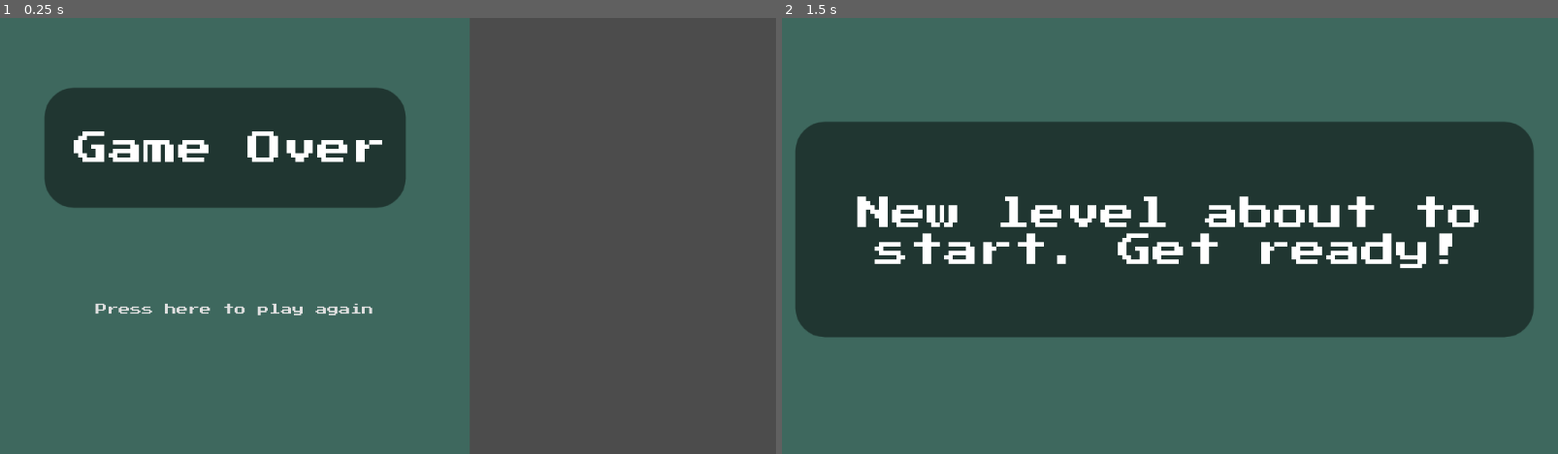
Above: before the commit, frames 1-2 (left to right).
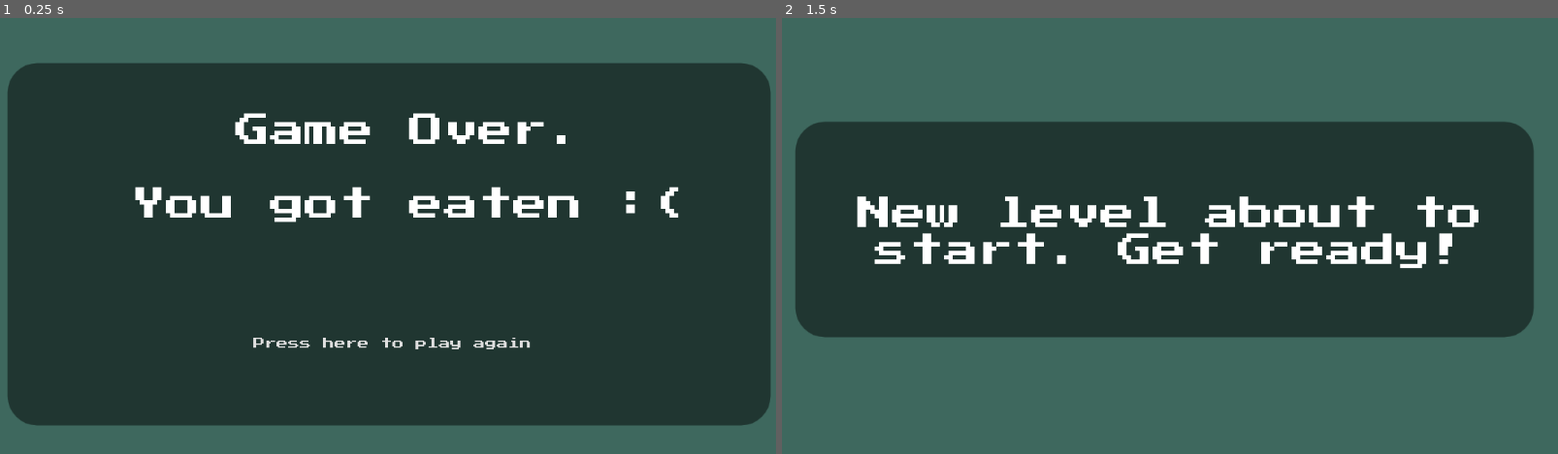
Above: after the commit, the same moments.

Repository: thatnick/grow-grow
Game: Godot game, scene res://scenes/GameOver.tscn
Two runs of this game, one before a commit and one after it. Both use one fixed random seed, a clock stepped at 60 frames per second and the inputs below. This scene is started directly instead of the project's main scene.
Inputs:
- Up to frame 1 (0.25 s): no input
- Up to frame 2 (1.5 s): click "Press here to play again" at 0.5 s; tap Enter at 1.25 s; hold Right (ui_right) from 1.28 s (still down)

The runs differ from the first frame. In frame 1, 78% of the frame differs, in the area x 1-100%, y 0-100%; in frame 2, nothing differs.

Commit message:
Change GameOver screen to match project resolution

Diff:
--- a/scenes/GameOver.tscn
+++ b/scenes/GameOver.tscn
@@ -25,35 +25,37 @@
 }
 
 [node name="ColorRect" type="ColorRect" parent="."]
-margin_right = 649.0
-margin_bottom = 645.0
+margin_right = 1096.0
+margin_bottom = 624.0
 color = Color( 0.247059, 0.411765, 0.372549, 1 )
 __meta__ = {
 "_edit_use_anchors_": false
 }
 
 [node name="GameOver" type="Panel" parent="."]
-margin_left = 62.347
-margin_top = 96.7653
-margin_right = 560.347
-margin_bottom = 261.765
+margin_left = 11.347
+margin_top = 62.6632
+margin_right = 1064.35
+margin_bottom = 562.663
 custom_styles/panel = SubResource( 1 )
 
 [node name="Label" type="Label" parent="GameOver"]
-margin_left = 20.8775
-margin_top = 1.88776
-margin_right = 490.878
-margin_bottom = 166.888
+margin_left = 170.01
+margin_top = 62.2957
+margin_right = 938.01
+margin_bottom = 227.296
 custom_fonts/font = SubResource( 2 )
-text = "Game Over"
+text = "Game Over.
+
+You got eaten :("
 align = 1
 valign = 1
 
 [node name="PlayAgain" type="Button" parent="."]
-margin_left = 126.479
-margin_top = 351.121
-margin_right = 522.479
-margin_bottom = 456.121
+margin_left = 343.57
+margin_top = 398.315
+margin_right = 739.57
+margin_bottom = 503.315
 custom_fonts/font = SubResource( 3 )
 custom_colors/font_color_hover = Color( 0, 0, 0, 1 )
 custom_colors/font_color_pressed = Color( 0.968627, 1, 0, 1 )
--- a/scenes/Win.tscn
+++ b/scenes/Win.tscn
@@ -27,7 +27,7 @@
 [node name="ColorRect" type="ColorRect" parent="."]
 margin_right = 1096.0
 margin_bottom = 617.0
-color = Color( 0.247059, 0.411765, 0.372549, 1 )
+color = Color( 0.807843, 0.827451, 0.176471, 1 )
 __meta__ = {
 "_edit_use_anchors_": false
 }
